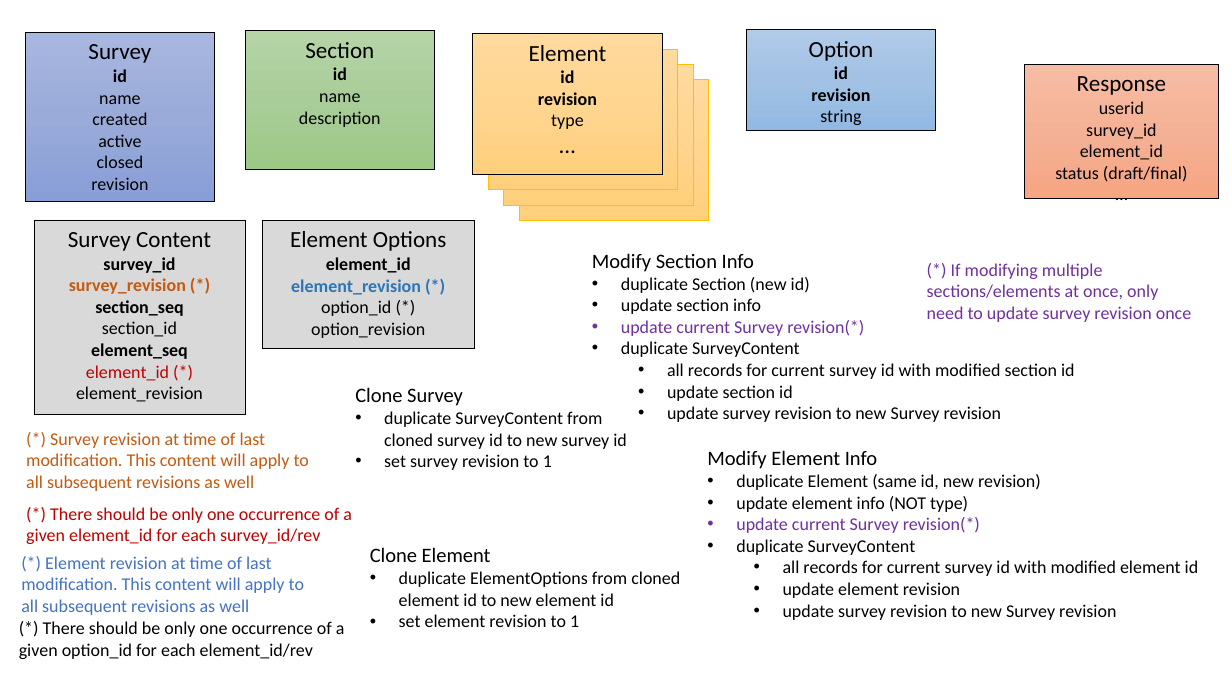
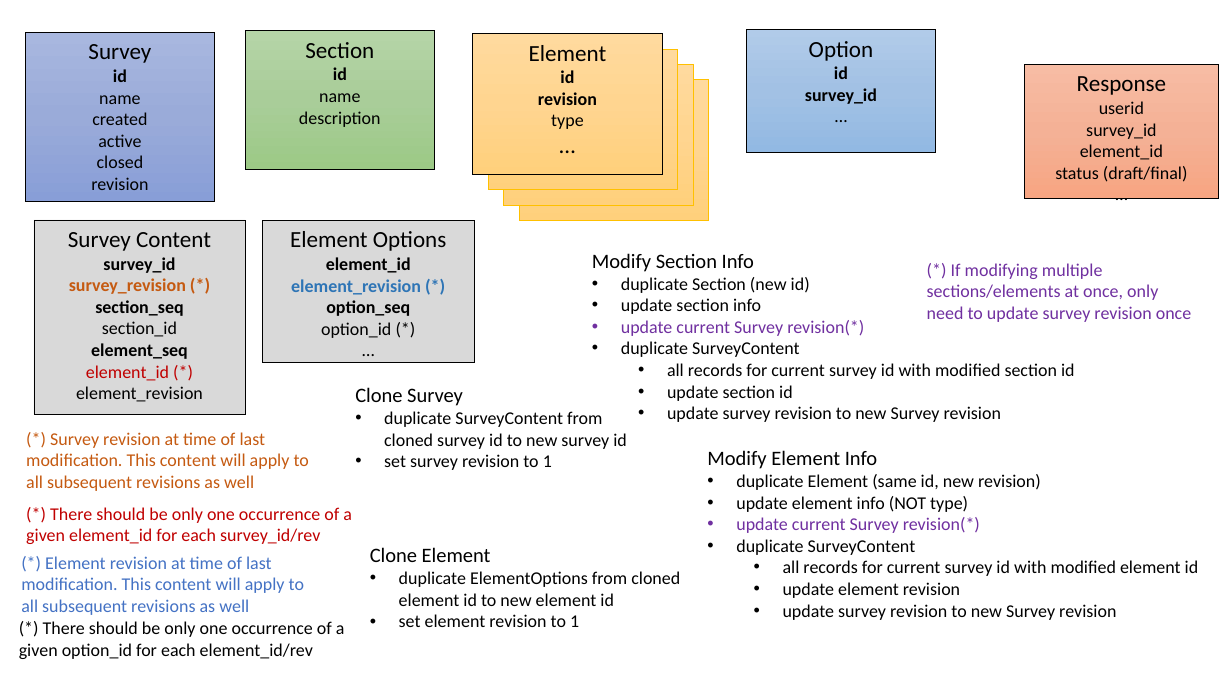
Before and after one commit to mikemayer67/tlc-ttsurvey, a slide deck: slide 1 of sql/SurveyTables.pptx. Drawn at 1232x693 pixels with LibreOffice and Linux fonts; fonts in the diff are those of the drawing. Boxes give left, top, right and bottom in pixels: in the first picture for what was removed or moved away, otherwise in the second. Text is boxed around its words. In the diff, an @@ line names an element or a change of style, - is before the commit and + after.

```diff
--- a/sql/SurveyTables.pptx
+++ b/sql/SurveyTables.pptx
@@ rectangle "Option": place and size @@
-rectangle "Option" at (747, 30, 936, 130)
+rectangle "Option" at (747, 30, 936, 152)
@@ text in rectangle at (805, 88, 877, 104): text changed @@
-revision
-string
+survey_id
+…
@@ rectangle "Element Options": place and size @@
-rectangle "Element Options" at (262, 220, 474, 348)
+rectangle "Element Options" at (262, 220, 474, 361)
@@ text in rectangle at (311, 322, 425, 338): text changed @@
-option_revision
+…
@@ text in rectangle at (326, 300, 410, 316): paragraph added @@
+option_seq
```
Also in this commit, not shown: 5 other files.
